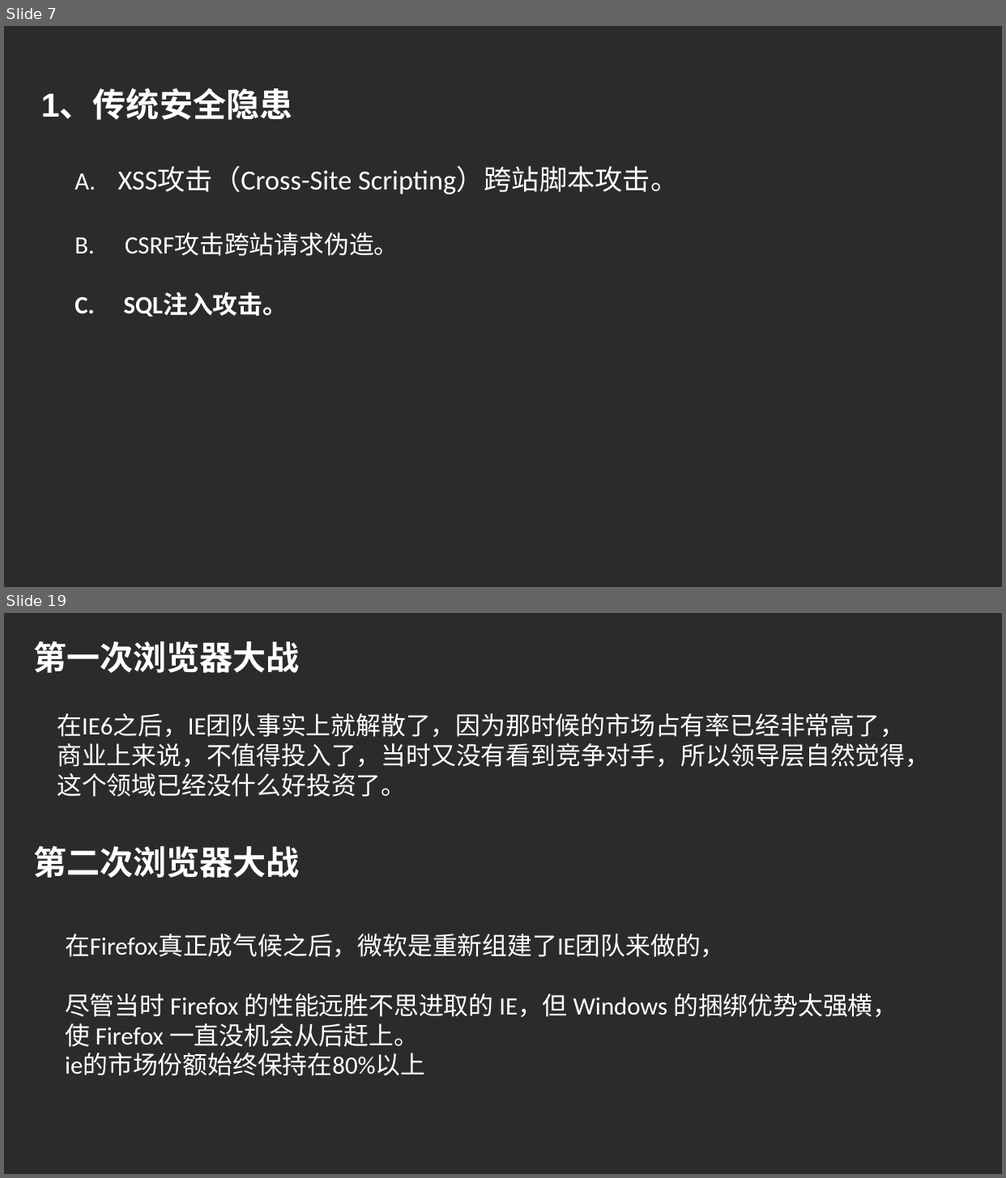
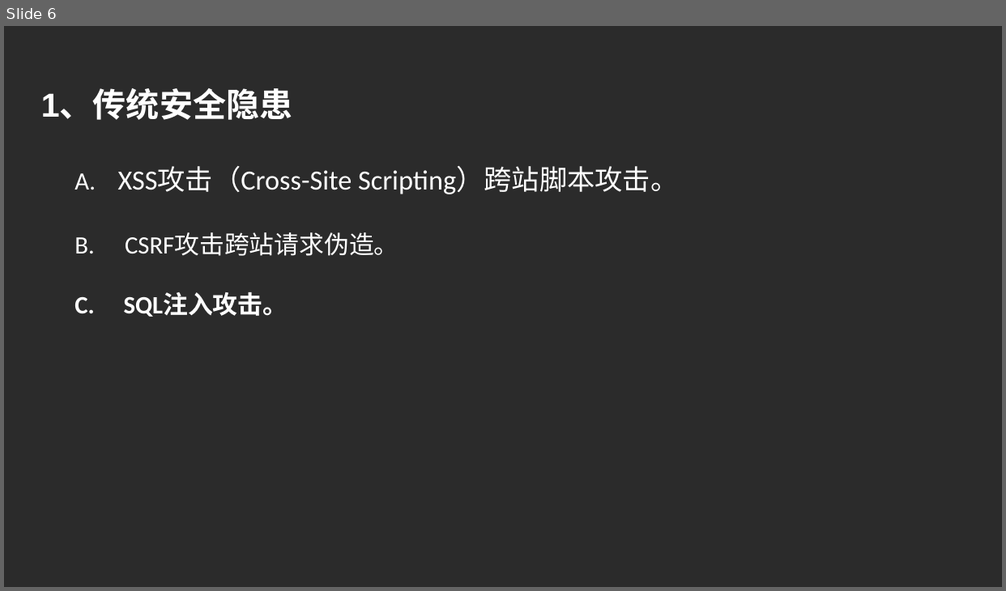
Before and after one commit to luke93h/git-blog, a slide deck: src/npm木马.pptx. Shown one above the other, each under a label of ours: slides 7 and 19 before the commit, slide 6 after it; the slides between them are not shown. The pictures are 1006x1178 and 1006x591 pixels, drawn with LibreOffice and Linux fonts; fonts in the diff are those of the drawing; background and template pictures are left out; a plain dark background stands for a picture behind light text. Boxes give left, top, right and bottom in pixels: in the first picture for what was removed or moved away, otherwise in the second. Text is boxed around its words. In the diff, an @@ line names an element or a change of style, - is before the commit and + after.

```diff
--- a/src/npm木马.pptx
+++ b/src/npm木马.pptx
@@ slide 19 removed at (x1=4, y1=613, x2=1002, y2=1174), background picture (left out) @@
@@ text removed at (x1=33, y1=641, x2=300, y2=673) @@
-第一次浏览器大战
@@ text removed at (x1=57, y1=713, x2=930, y2=797) @@
-在IE6之后，IE团队事实上就解散了，因为那时候的市场占有率已经非常高了，商业上来说，不值得投入了，当时又没有看到竞争对手，所以领导层自然觉得，这个领域已经没什么好投资了。
@@ text removed at (x1=33, y1=846, x2=300, y2=878) @@
-第二次浏览器大战
@@ text removed at (x1=65, y1=934, x2=897, y2=1076) @@
-在Firefox真正成气候之后，微软是重新组建了IE团队来做的，
-尽管当时 Firefox 的性能远胜不思进取的 IE，但 Windows 的捆绑优势太强横，使 Firefox 一直没机会从后赶上。
-ie的市场份额始终保持在80%以上
@@ what was slide 7 is now slide 6 @@
```
Also in this commit, not shown: 2 slides changed, 8 slides added, 48 other slides removed.
